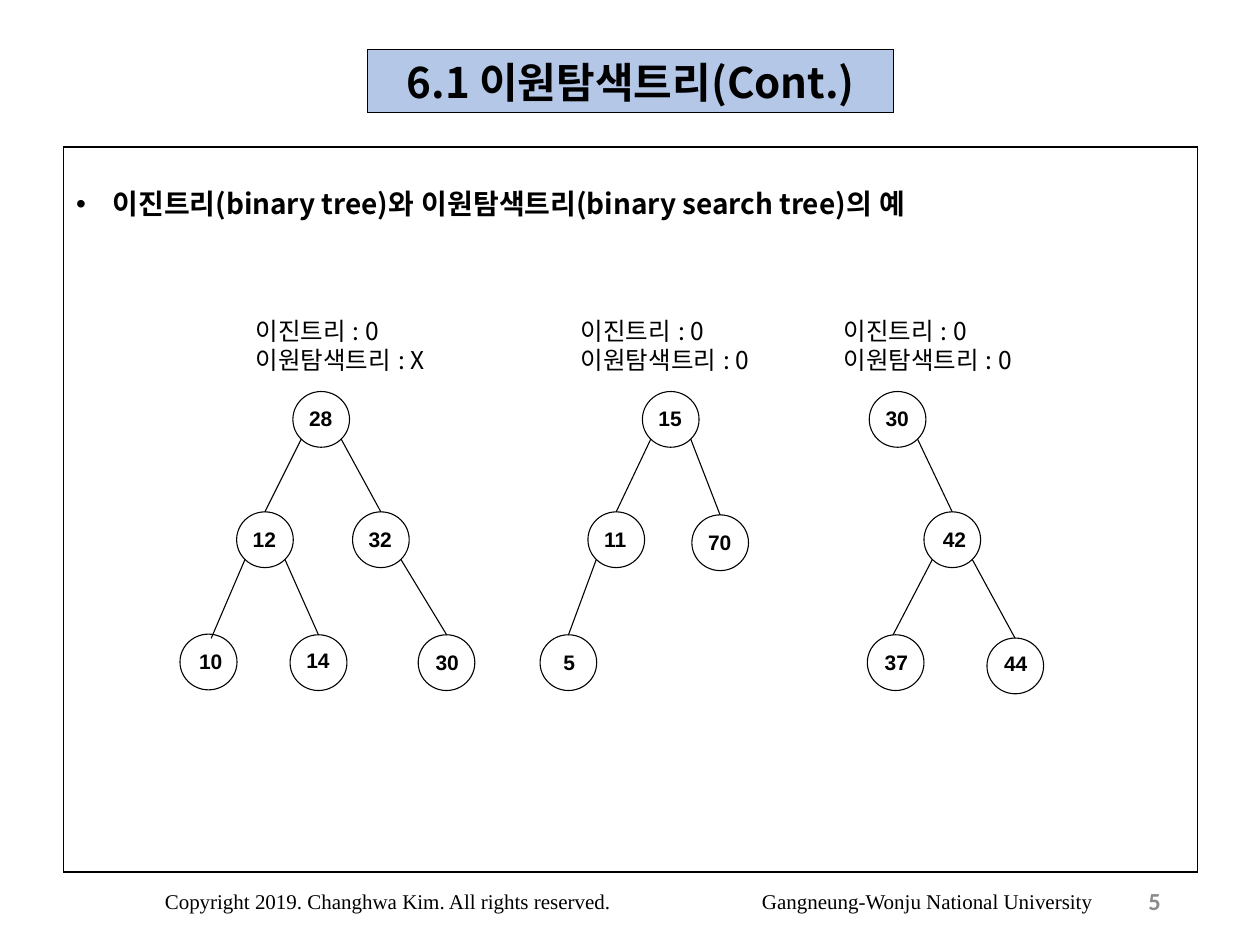
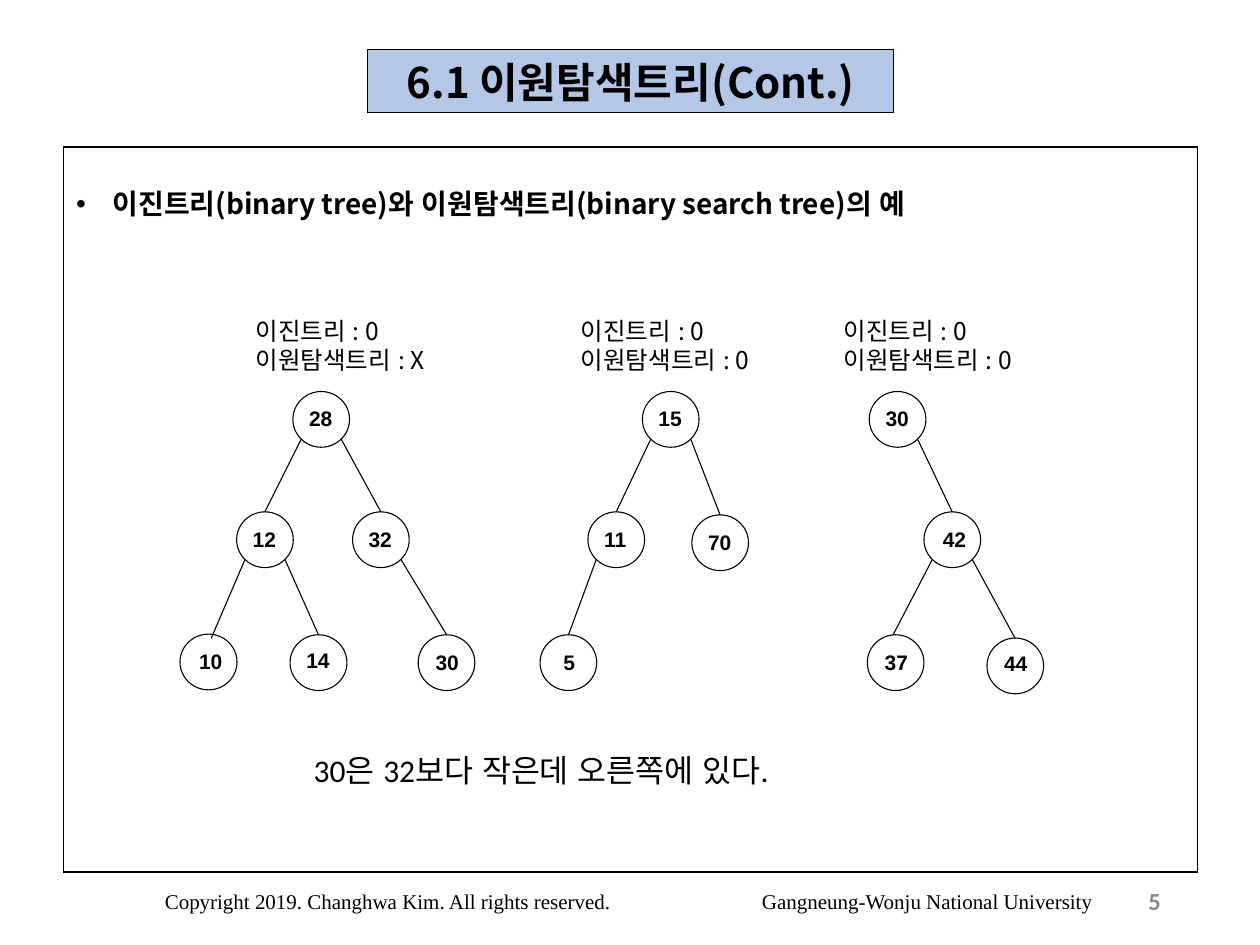
Before and after one commit to eliotjang/CSE_File_Processing_Lecture, a slide deck: slide 5 of Lecture/파일처리6.pptx. Drawn at 1260x945 pixels with LibreOffice and Linux fonts; fonts in the diff are those of the drawing. Boxes give left, top, right and bottom in pixels: in the first picture for what was removed or moved away, otherwise in the second. Text is boxed around its words. In the diff, an @@ line names an element or a change of style, - is before the commit and + after.

```diff
--- a/Lecture/파일처리6.pptx
+++ b/Lecture/파일처리6.pptx
@@ text added at (x1=314, y1=756, x2=769, y2=785), 18 pt, text #000000 @@
+30은 32보다 작은데 오른쪽에 있다.
```
Also in this commit, not shown: 7 other slides changed, 34 other files.
